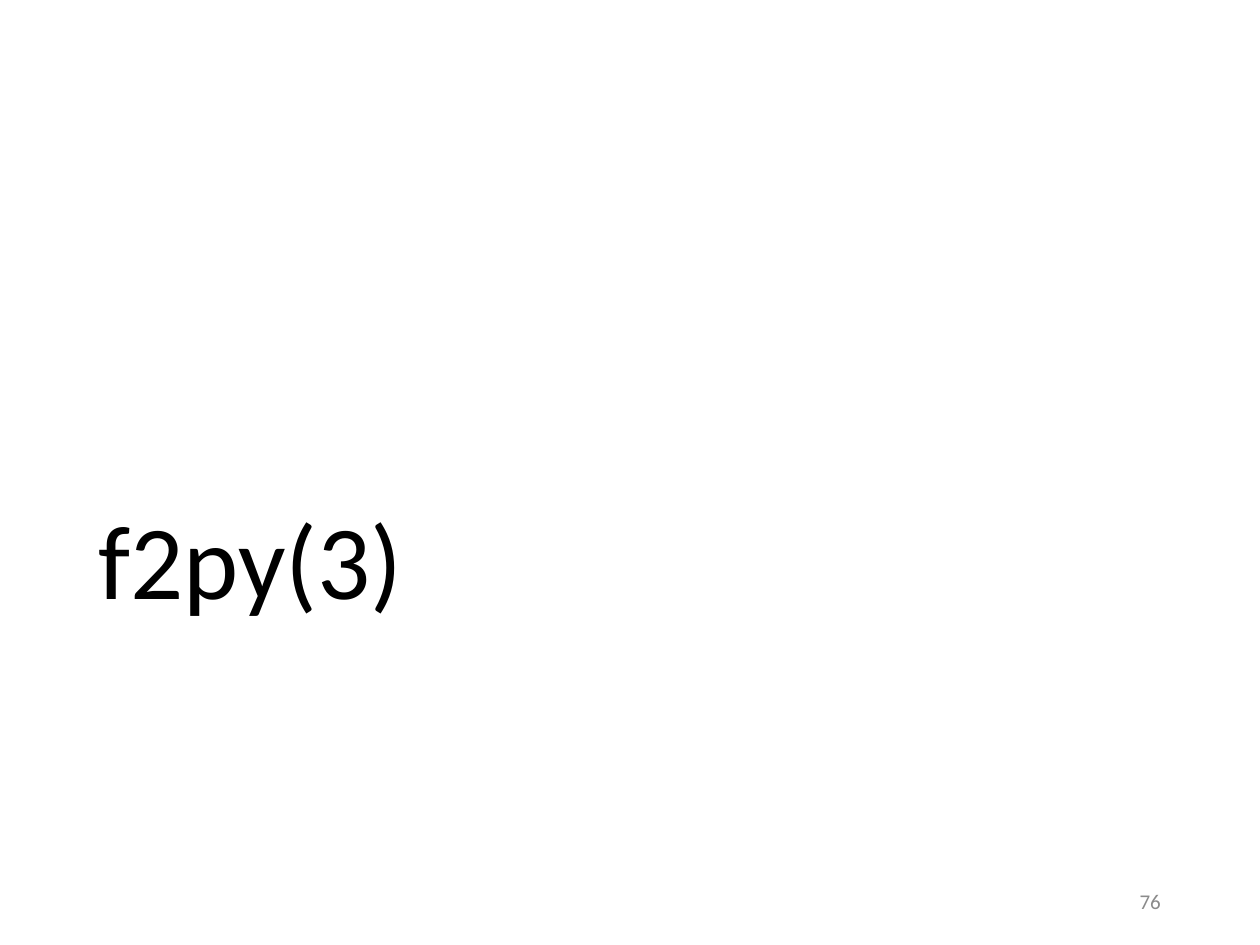
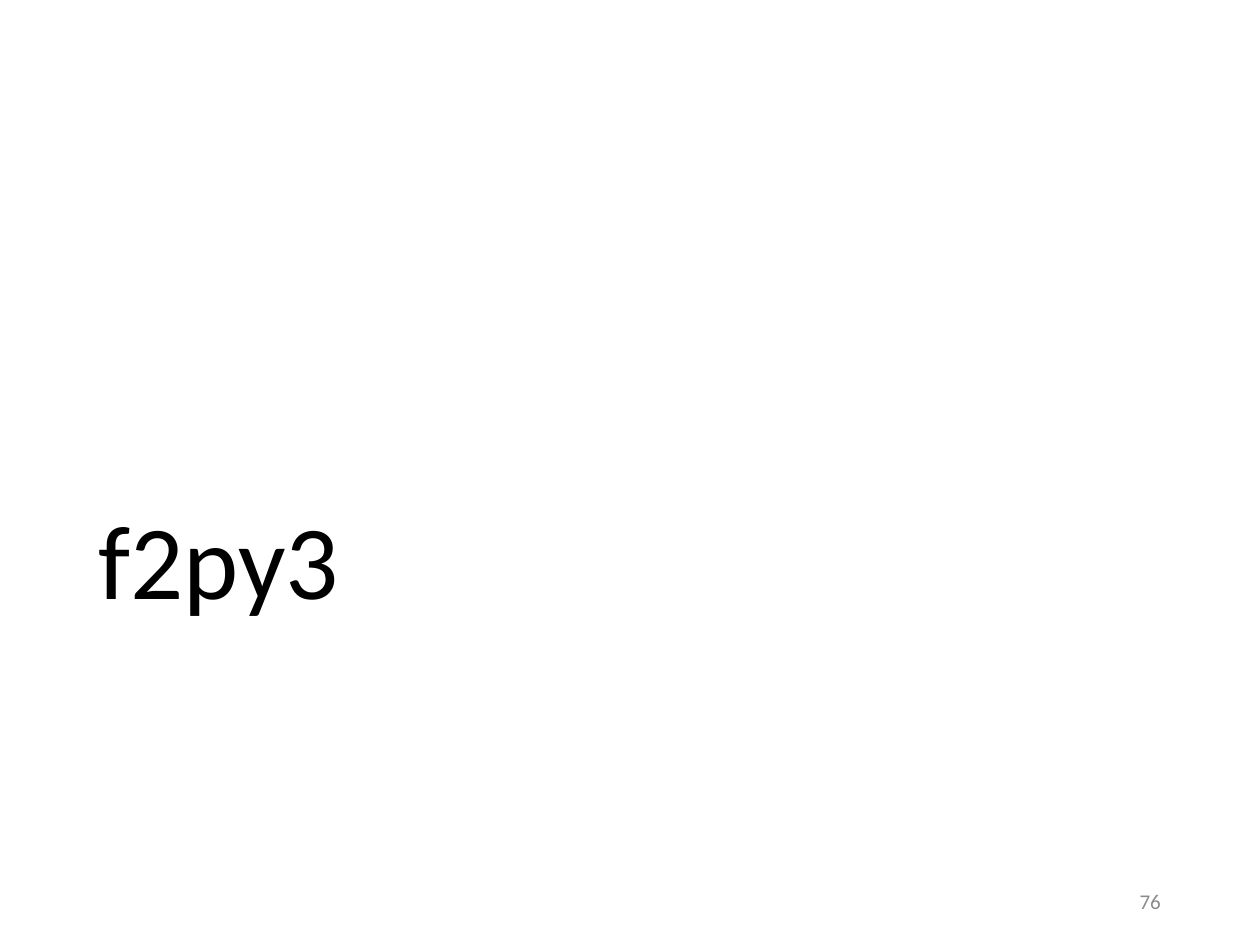
Before and after one commit to gjbex/training-material, a slide deck: slide 76 of Python/python_hpc.pptx. Drawn at 1260x945 pixels with LibreOffice and Linux fonts; fonts in the diff are those of the drawing. Boxes give left, top, right and bottom in pixels: in the first picture for what was removed or moved away, otherwise in the second. Text is boxed around its words. In the diff, an @@ line names an element or a change of style, - is before the commit and + after.

```diff
--- a/Python/python_hpc.pptx
+++ b/Python/python_hpc.pptx
@@ title at [99,527,339,616]: text changed @@
-f2py(3)
+f2py3
```
Also in this commit, not shown: 20 other slides changed.
